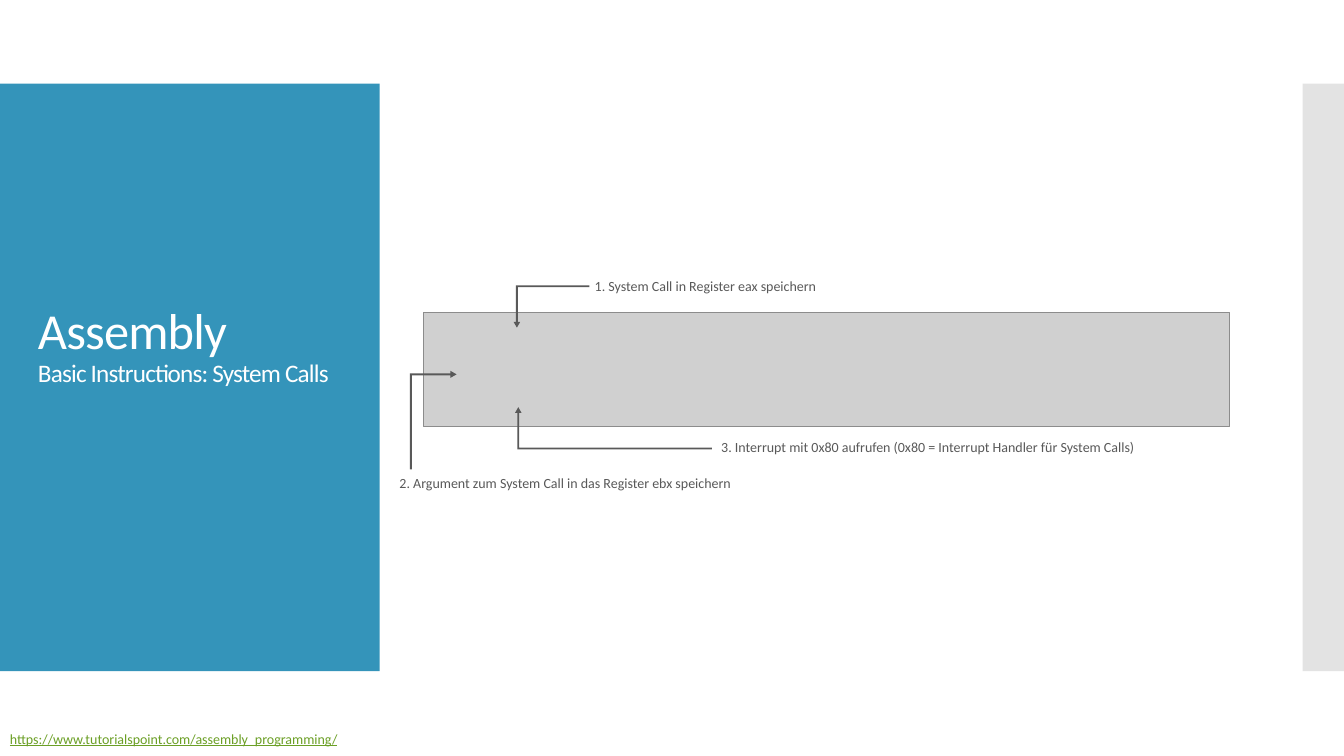
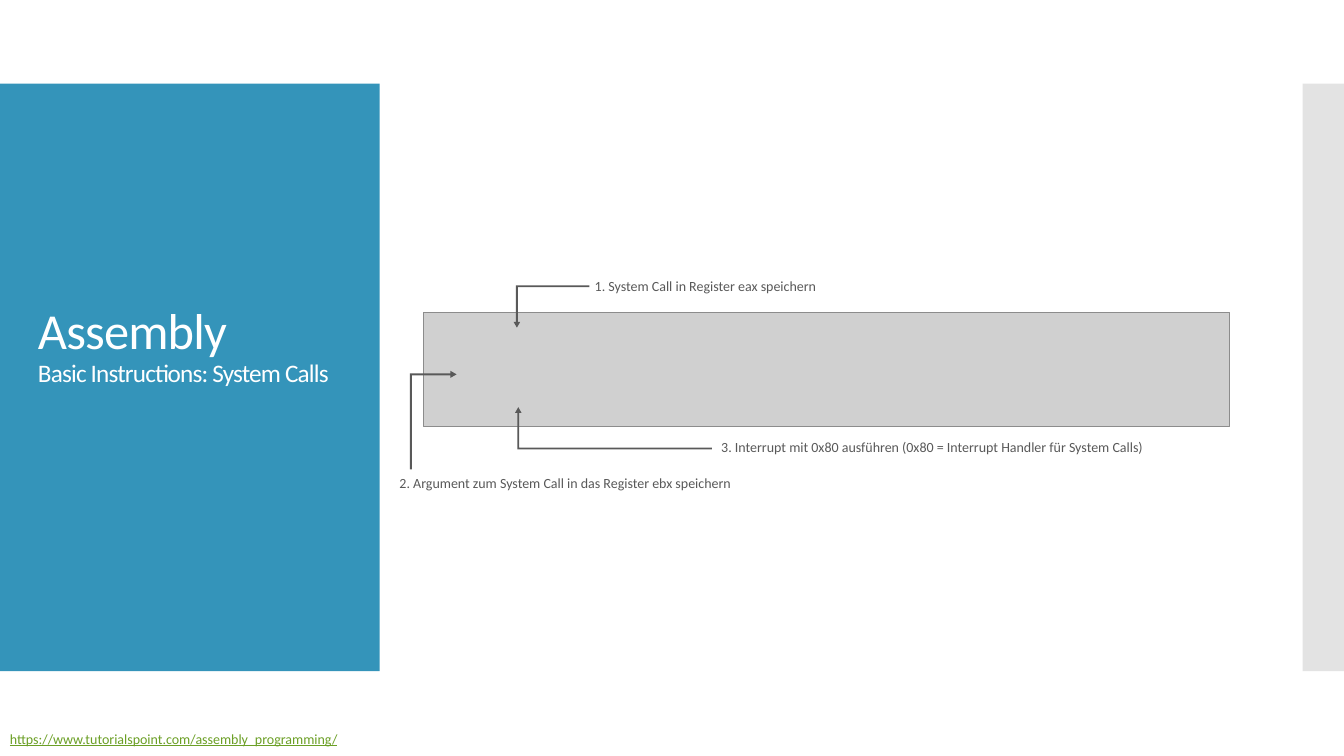
Before and after one commit to christopherchristensen/assembler, a slide deck: slide 8 of docs/ppt/presentation-v.1.pptx. Drawn at 1344x756 pixels with LibreOffice and Linux fonts; fonts in the diff are those of the drawing; grey boxes stand for pictures. Boxes give left, top, right and bottom in pixels: in the first picture for what was removed or moved away, otherwise in the second. Text is boxed around its words. In the diff, an @@ line names an element or a change of style, - is before the commit and + after.

```diff
--- a/docs/ppt/presentation-v.1.pptx
+++ b/docs/ppt/presentation-v.1.pptx
@@ text at box(721, 442, 1143, 455): text changed @@
-3. Interrupt mit 0x80 aufrufen (0x80 = Interrupt Handler für System Calls)
+3. Interrupt mit 0x80 ausführen (0x80 = Interrupt Handler für System Calls)
```
Also in this commit, not shown: 1 other slide changed, 1 other file.
